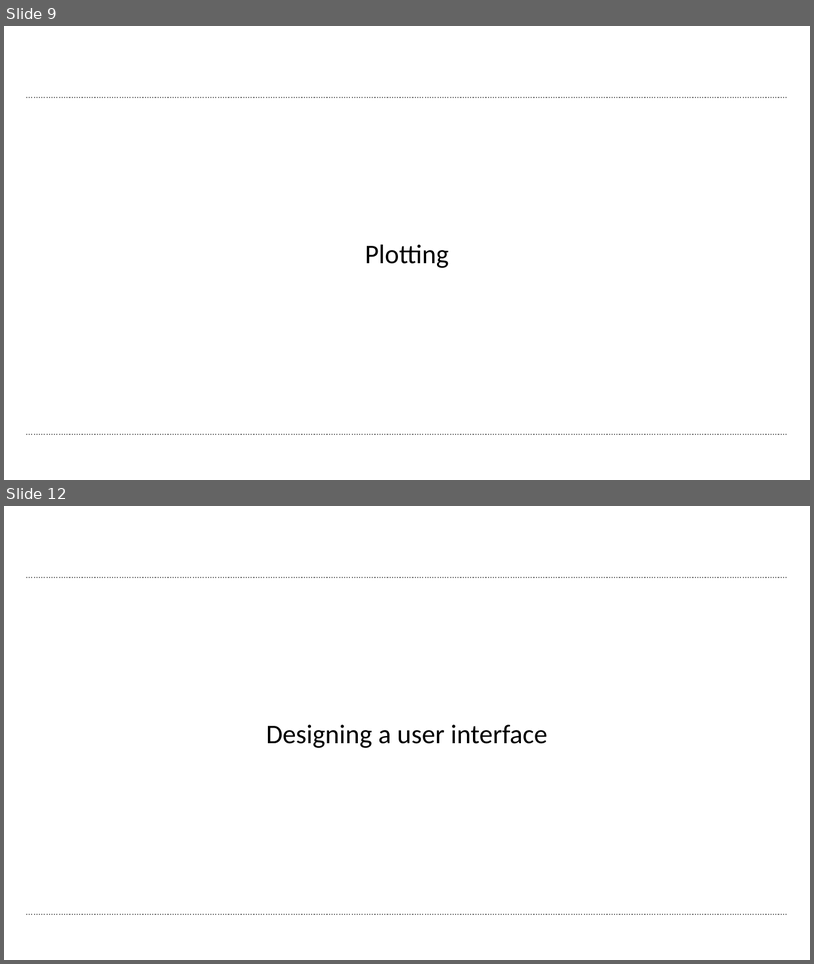
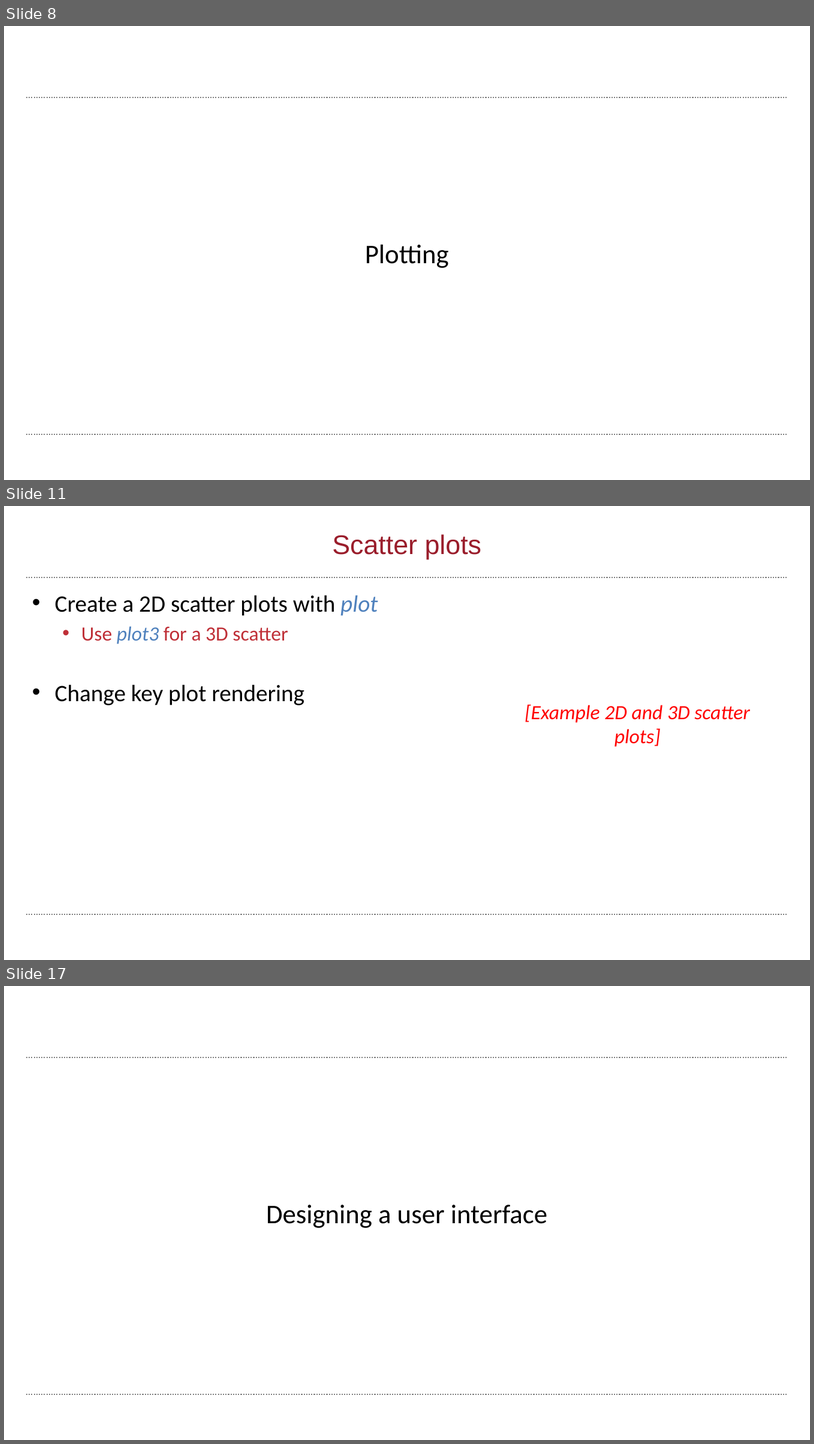
Before and after one commit to wbif-bristol/MATLAB-course, a slide deck: Session 4 - Figures and plotting/MATLAB Session 4.pptx. Shown one above the other, each under a label of ours: slides 9 and 12 before the commit, slides 8, 11 and 17 after it; the slides between them are not shown. The pictures are 814x964 and 814x1444 pixels, drawn with LibreOffice and Linux fonts; fonts in the diff are those of the drawing; background and template pictures are left out. Boxes give left, top, right and bottom in pixels: in the first picture for what was removed or moved away, otherwise in the second. Text is boxed around its words. In the diff, an @@ line names an element or a change of style, - is before the commit and + after.

```diff
--- a/Session 4 - Figures and plotting/MATLAB Session 4.pptx
+++ b/Session 4 - Figures and plotting/MATLAB Session 4.pptx
@@ slide 11 added at (4, 506, 810, 960), background #FFFFFF; not listed: 2 template elements that a slide beside it also shows @@
@@ title added at (332, 534, 482, 559), 32 pt, text #9A1D2B @@
+Scatter plots
@@ text added at (55, 595, 378, 705), 28 pt, text #000000 @@
+• Create a 2D scatter plots with plot
+  • Use plot3 for a 3D scatter
+• Change key plot rendering
@@ text added at (525, 704, 750, 747), 24 pt, text #FF0000, italic @@
+[Example 2D and 3D scatter plots]
@@ what was slide 9 is now slide 8 @@
@@ what was slide 12 is now slide 17 @@
```
Also in this commit, not shown: 6 slides changed, 5 other slides added, 1 slide removed, 4 other files.
